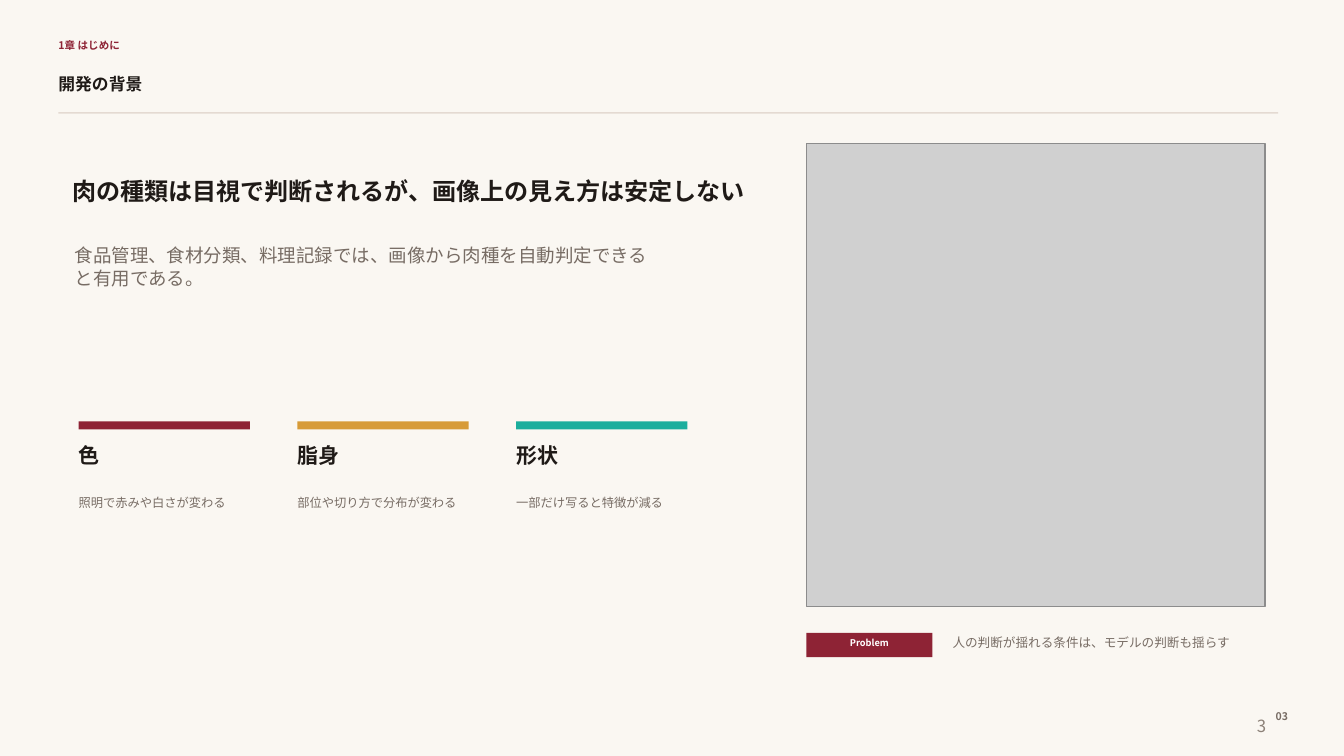
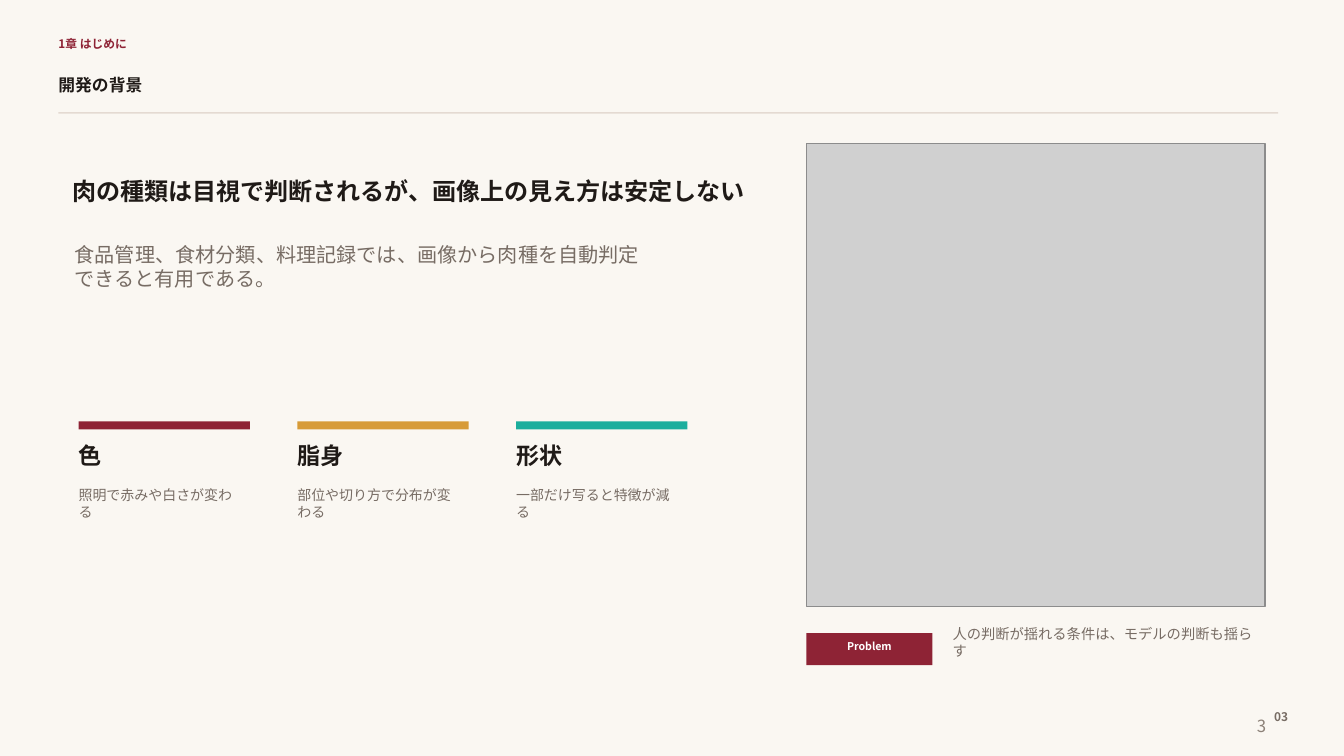
Before and after one commit to moka610/meat-detection-yolo, a slide deck: slide 3 of slides_meat_yolo/meat_yolo_roboflow_presentation.pptx. Drawn at 1344x756 pixels with LibreOffice and Linux fonts; fonts in the diff are those of the drawing; grey boxes stand for pictures. Boxes give left, top, right and bottom in pixels: in the first picture for what was removed or moved away, otherwise in the second. Text is boxed around its words. In the diff, an @@ line names an element or a change of style, - is before the commit and + after.

```diff
--- a/slides_meat_yolo/meat_yolo_roboflow_presentation.pptx
+++ b/slides_meat_yolo/meat_yolo_roboflow_presentation.pptx
@@ text "1章 はじめに" at box(58, 38, 127, 49): size 7.5 to 8.4 pt @@
@@ text "食品管理、食材分類、料理記録では、画像から肉種を自動判定できると有用である。" at box(75, 245, 639, 288): size 13.2 to 14.4 pt @@
@@ size 15 to 16.5 pt in 3 elements at box(79, 444, 102, 466), box(297, 444, 343, 466), box(516, 444, 562, 466) @@
@@ size 8.8 to 10 pt in 3 elements at box(79, 488, 233, 518), box(297, 488, 451, 518), box(516, 488, 670, 518) @@
@@ text "人の判断が揺れる条件は、モデルの判断も揺らす" at box(953, 627, 1253, 657): size 9 to 10.2 pt @@
@@ rectangle: place and size @@
-rectangle at box(807, 633, 933, 657)
+rectangle at box(807, 633, 933, 665)
@@ text "Problem" at box(847, 641, 892, 650): size 6.6 to 7.6 pt @@
@@ text "03" at box(1274, 712, 1288, 721): size 7.5 to 8.5 pt @@
```
Also in this commit, not shown: 13 other slides changed, 1 other file.
